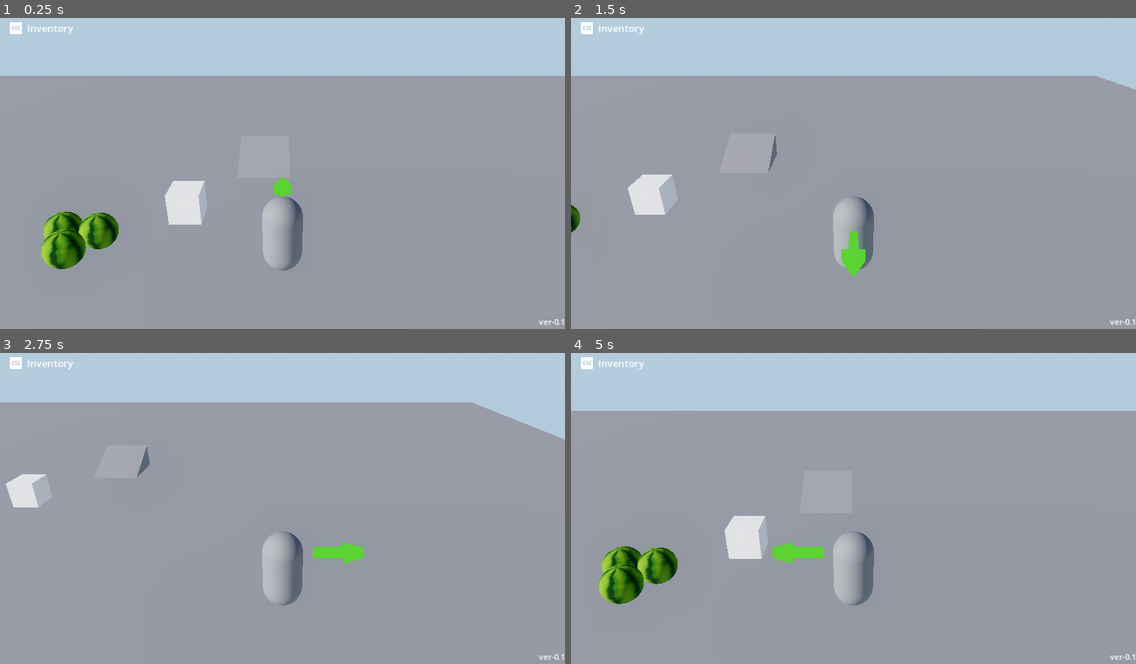
Above: before the commit, frames 1-4 (two rows, left to right).
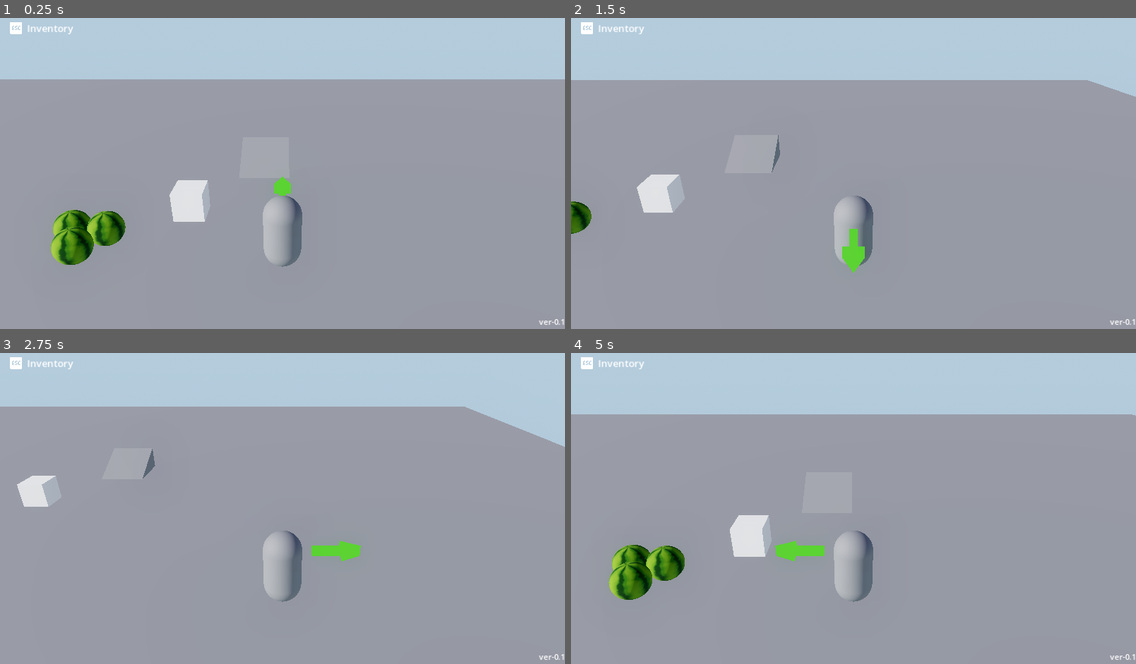
Above: after the commit, the same moments.

Repository: quinoazephyr/farm-hunt-game
Game: Godot game, scene res://source/nodes/scenes/test_items.tscn
The game is run twice, just before and just after one commit, with the same random seed, the same clock (stepped at 60 frames per second) and the same inputs.
Inputs (mouse positions are in pixels of both pictures, inside the frame that each line leads up to):
- Up to frame 1 (0.25 s): no input
- Up to frame 2 (1.5 s): tap Enter (ui_accept) at 0.5, 0.77 s; move the mouse to (977, 154) at 0.52 s; hold D (move_right) 0.53-1.28 s; tap E (accept) at 0.6 s; move the mouse to (740, 185) at 1.27 s; hold S (move_backward) from 1.28 s (still down); tap Space (action_x) at 1.35 s
- Up to frame 3 (2.75 s): tap Enter (ui_accept) at 1.52 s; move the mouse to (339, 436) at 2.02 s; release S (move_backward) at 2.03 s; hold D (move_right) from 2.03 s (still down); right-click (339, 436) at 2.1 s
- Up to frame 4 (5 s): move the mouse to (825, 567) at 2.77 s; release D (move_right) at 2.78 s; hold W (move_forward) 2.78-3.53 s; tap E (accept) at 2.85 s; tap Enter (ui_accept) at 3.02, 3.77, 4.52 s; move the mouse to (1023, 552) at 3.52 s; hold A (move_left) from 3.53 s (still down); tap Space (action_x) at 3.6 s; move the mouse to (684, 458) at 4.27 s; right-click (684, 458) at 4.35 s

The runs differ from the first frame. In frame 1, 3.3% of the frame differs, in the area x 0-100%, y 18-82%; in frame 2, 2.4%; in frame 3, 2.3%; in frame 4, 3.4%.

Commit message:
change camera fov (keep width)

Diff:
--- a/source/nodes/cameras/camera_parent.tscn
+++ b/source/nodes/cameras/camera_parent.tscn
@@ -8,5 +8,5 @@
 
 [node name="CameraPlayer" type="Camera3D" parent="."]
 transform = Transform3D(1, 0, 0, 0, 0.906307, 0.422618, 0, -0.422618, 0.906307, 0, 5, 8)
-fov = 45.0
+keep_aspect = 0
 size = 10.0
